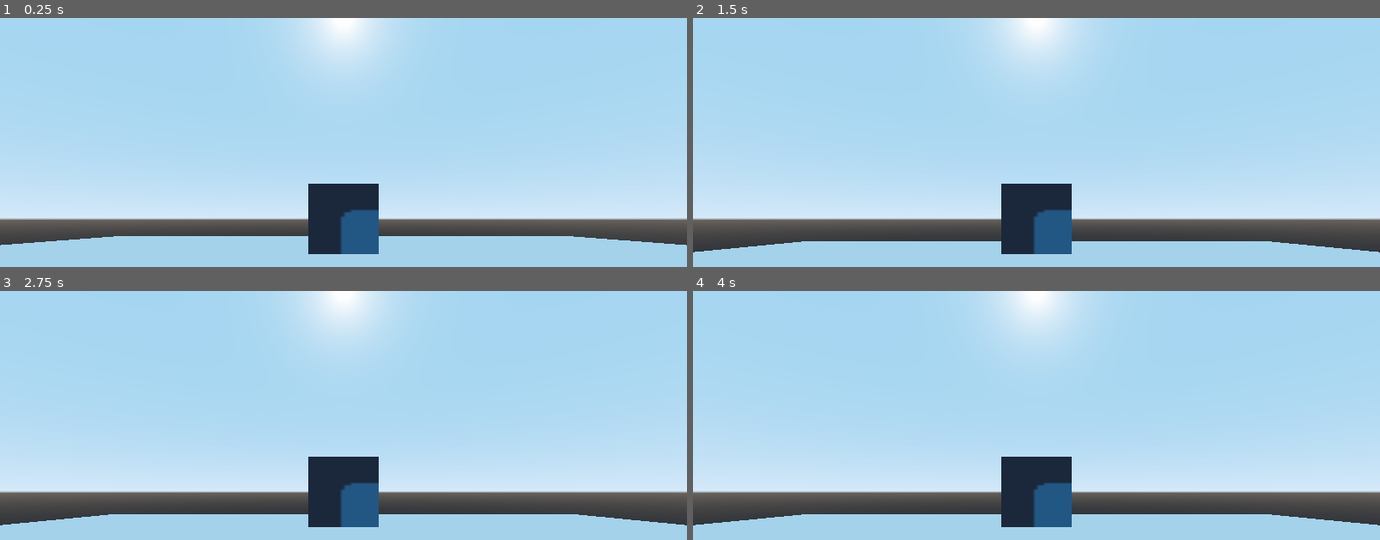
Above: before the commit, frames 1-4 (two rows, left to right).
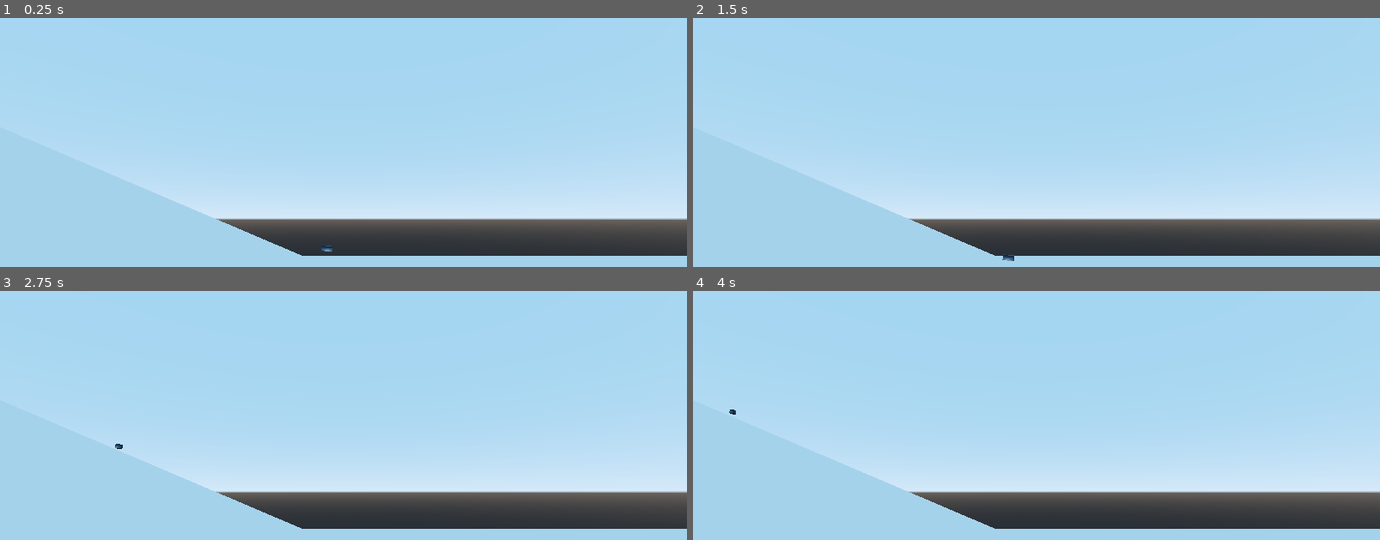
Above: after the commit, the same moments.

Repository: MartinF99/RacingWildJam25
Game: Godot game, scene res://Scenes/TestWorld.tscn
Same seed, same stepped clock (60 frames per second), same inputs: the game is played once before the commit and once after it. The engine's default icon, where the game draws it, is replaced by a stand-in: a white triangle on a blue panel in a dark square.
Inputs:
- Up to frame 1 (0.25 s): no input
- Up to frame 2 (1.5 s): hold D (right, bound only after the commit) 0.53-1.28 s; hold S (back, bound only after the commit) from 1.28 s (still down)
- Up to frame 3 (2.75 s): tap Enter at 2 s; release S (back, bound only after the commit) at 2.03 s; hold D (right, bound only after the commit) from 2.03 s (still down)
- Up to frame 4 (4 s): release D (right, bound only after the commit) at 2.78 s; hold W (forward, bound only after the commit) 2.78-3.53 s; tap Space (brake, bound only after the commit) at 3.5 s; hold A (left, bound only after the commit) from 3.53 s (still down)

The runs differ from the first frame. In frame 1, 16% of the frame differs, in the area x 0-100%, y 0-96%; in frame 2, 15%; in frame 3, 15%; in frame 4, 15%.

Commit message:
HoverBugs

Diff:
--- a/Scenes/HoverCraft.gd
+++ b/Scenes/HoverCraft.gd
@@ -8,30 +8,65 @@
 var is_on_ground : bool
 var hover_height : float
 var hover_force : float
-var gravity : Vector3 # may be removed at a later date
+var drive_force : float = 100
+var terminal_velocity : float = 150
+var slowing_factor : float = 0.99
+var braking_factor : float = 0.95
+
+
+var thruster : float = 0
+var rudder : float = 0
+var brake : bool = false
+
+var drag : float
+var speed : float
 
 #onready var
 onready var ground_ray : RayCast = $RayCast
 onready var pidc : PIDController = $PIDController
-# Declare member variables here. Examples:
-# var a = 2
-# var b = "text"
 
 
 # Called when the node enters the scene tree for the first time.
 func _ready() -> void:
+	drag = drive_force / terminal_velocity
 	gravity_air = 50
 	gravity_ground = 10
 	hover_height = 2
 	hover_force = 200
 
 
+func _process(delta: float) -> void:
+	thruster = 0
+	rudder = 0
+	brake = false
+	if Input.is_action_pressed("forward"):
+		thruster = 1
+	if Input.is_action_pressed("back"):
+		thruster = -1
+	if Input.is_action_pressed("left"):
+		rudder = 1
+	if Input.is_action_pressed("right"):
+		rudder = -1
+	if Input.is_action_pressed("brake"):
+		brake = true
+
+
 func _physics_process(delta) -> void:
+	speed = linear_velocity.dot(-global_transform.basis.z)
 	check_ground()
-	adjust_gravity()
-	add_force(gravity + hover_force(delta), transform.origin)
+	turn()
 
-	pass
+	add_force(adjust_gravity() + hover_force(delta) + propulsion(), Vector3.ZERO)
+
+
+func _integrate_forces(state: PhysicsDirectBodyState) -> void:
+	align_to_ground()
+
+
+func turn():
+	var rotation_torque : float = rudder - angular_velocity.y
+	add_torque(Vector3(0, rotation_torque, 0))
+
 
 func hover_force(delta : float) -> Vector3:
 	if not is_on_ground:
@@ -41,17 +76,47 @@
 
 	return ground_ray.get_collision_normal().normalized() * hover_force * percentage_of_force
 
-#remove if gravity global variable is removed to return a Vector4
-func adjust_gravity() -> void:
+
+func align_to_ground() -> void:
+	var ground_normal : Vector3 = Vector3.UP
 	if is_on_ground:
-		gravity = gravity_ground * Vector3.DOWN
+		ground_normal = ground_ray.get_collision_normal().normalized()
+	var xform = align_to_y(global_transform, ground_normal)
+	var lin_vel = linear_velocity
+	var ang_vel = angular_velocity
+	global_transform = global_transform.interpolate_with(xform, 0.2)
+	linear_velocity = lin_vel
+	angular_velocity = ang_vel
+
+
+func align_to_y(xform : Transform, up : Vector3) -> Transform:
+	xform.basis.y = up
+	xform.basis.x = -xform.basis.z.cross(up)
+	xform.basis = xform.basis.orthonormalized()
+	return xform
+
+
+
+func adjust_gravity() -> Vector3:
+	if is_on_ground:
+		return gravity_ground * Vector3.DOWN
 	else:
-		gravity = gravity_air * Vector3.DOWN
-	return
+		return gravity_air * Vector3.DOWN
+
 
 func check_ground() -> void:
 	is_on_ground = ground_ray.is_colliding()
-	return
-# Called every frame. 'delta' is the elapsed time since the previous frame.
-#func _process(delta):
-#	pass
+
+
+func propulsion() -> Vector3:
+	if thruster >= 0:
+		linear_velocity *= slowing_factor
+
+	if not is_on_ground:
+		return Vector3.ZERO
+
+	if brake:
+		linear_velocity *= braking_factor
+
+	var propulsion : Vector3 = -global_transform.basis.z * (drive_force * thruster - drag * clamp(speed, 0, terminal_velocity))
+	return propulsion
--- a/Scenes/HoverCraft.tscn
+++ b/Scenes/HoverCraft.tscn
@@ -6,27 +6,26 @@
 
 [sub_resource type="CubeMesh" id=1]
 
-[sub_resource type="SpatialMaterial" id=3]
+[sub_resource type="SpatialMaterial" id=2]
 albedo_texture = ExtResource( 3 )
 
-[sub_resource type="BoxShape" id=2]
+[sub_resource type="BoxShape" id=3]
 
 [node name="HoverCraft" type="RigidBody"]
 gravity_scale = 0.0
 continuous_cd = true
+linear_damp = 0.2
+angular_damp = 0.1
 script = ExtResource( 1 )
 
 [node name="MeshInstance" type="MeshInstance" parent="."]
 transform = Transform( 0.5, 0, 0, 0, 0.5, 0, 0, 0, 1, 0, 0, 0 )
 mesh = SubResource( 1 )
-material/0 = SubResource( 3 )
+material/0 = SubResource( 2 )
 
 [node name="CollisionShape" type="CollisionShape" parent="."]
 transform = Transform( 0.5, 0, 0, 0, 0.5, 0, 0, 0, 1, 0, 0, 0 )
-shape = SubResource( 2 )
-
-[node name="Camera" type="Camera" parent="."]
-transform = Transform( 1, 0, 0, 0, 1, 0, 0, 0, 1, 0, 0, 5.10687 )
+shape = SubResource( 3 )
 
 [node name="RayCast" type="RayCast" parent="."]
 enabled = true
@@ -34,3 +33,6 @@
 
 [node name="PIDController" type="Node" parent="."]
 script = ExtResource( 2 )
+
+[node name="Camera" type="Camera" parent="."]
+transform = Transform( 1, 0, 0, 0, 1, 0, 0, 0, 1, 0, 0.983036, 4.81471 )
--- a/Scenes/TestWorld.tscn
+++ b/Scenes/TestWorld.tscn
@@ -9,15 +9,28 @@
 [node name="TestWorld" type="Spatial"]
 
 [node name="HovCraft" parent="." instance=ExtResource( 1 )]
-transform = Transform( 1, 0, 0, 0, 1, 0, 0, 0, 1, 0, 1.79153, 0 )
+transform = Transform( 1, 0, 0, 0, 1, 0, 0, 0, 1, 0, 8.78724, 39.3819 )
 
 [node name="StaticBody" type="StaticBody" parent="."]
-transform = Transform( 20, 0, 0, 0, 1, 0, 0, 0, 20, 0, 0, 0 )
+transform = Transform( 200, 0, 0, 0, 1, 0, 0, 0, 200, 0, 0, 0 )
 
 [node name="MeshInstance" type="MeshInstance" parent="StaticBody"]
-transform = Transform( 1, 0, 0, 0, 1, 0, 0, 0, 1, 0, 0, 0 )
 mesh = SubResource( 1 )
 material/0 = null
 
 [node name="CollisionShape" type="CollisionShape" parent="StaticBody"]
 shape = SubResource( 2 )
+
+[node name="StaticBody2" type="StaticBody" parent="."]
+transform = Transform( 200, 0, 0, 0, 0.910467, 82.7162, 0, -0.413581, 182.093, 0, 0, 35.0775 )
+
+[node name="MeshInstance" type="MeshInstance" parent="StaticBody2"]
+mesh = SubResource( 1 )
+material/0 = null
+
+[node name="CollisionShape" type="CollisionShape" parent="StaticBody2"]
+shape = SubResource( 2 )
+
+[node name="Camera" type="Camera" parent="."]
+transform = Transform( 0.346559, 0, 0.938028, 0, 1, 0, -0.938028, 0, 0.346559, 53.544, 13.809, 55.965 )
+current = true
--- a/project.godot
+++ b/project.godot
@@ -32,6 +32,34 @@
 
 singletons=[  ]
 
+[input]
+
+forward={
+"deadzone": 0.5,
+"events": [ Object(InputEventKey,"resource_local_to_scene":false,"resource_name":"","device":0,"alt":false,"shift":false,"control":false,"meta":false,"command":false,"pressed":false,"scancode":87,"unicode":0,"echo":false,"script":null)
+ ]
+}
+back={
+"deadzone": 0.5,
+"events": [ Object(InputEventKey,"resource_local_to_scene":false,"resource_name":"","device":0,"alt":false,"shift":false,"control":false,"meta":false,"command":false,"pressed":false,"scancode":83,"unicode":0,"echo":false,"script":null)
+ ]
+}
+left={
+"deadzone": 0.5,
+"events": [ Object(InputEventKey,"resource_local_to_scene":false,"resource_name":"","device":0,"alt":false,"shift":false,"control":false,"meta":false,"command":false,"pressed":false,"scancode":65,"unicode":0,"echo":false,"script":null)
+ ]
+}
+right={
+"deadzone": 0.5,
+"events": [ Object(InputEventKey,"resource_local_to_scene":false,"resource_name":"","device":0,"alt":false,"shift":false,"control":false,"meta":false,"command":false,"pressed":false,"scancode":68,"unicode":0,"echo":false,"script":null)
+ ]
+}
+brake={
+"deadzone": 0.5,
+"events": [ Object(InputEventKey,"resource_local_to_scene":false,"resource_name":"","device":0,"alt":false,"shift":false,"control":false,"meta":false,"command":false,"pressed":false,"scancode":32,"unicode":0,"echo":false,"script":null)
+ ]
+}
+
 [rendering]
 
 environment/default_environment="res://default_env.tres"
Not shown, added: .mono/assemblies/Debug/GodotSharp.xml
Not shown, added: .mono/assemblies/Debug/GodotSharpEditor.xml
Not shown, added: .mono/assemblies/Debug/api_hash_cache.cfg
Not shown, added: .mono/metadata/ide_messaging_meta.txt
Not shown, added: .mono/assemblies/Debug/GodotSharp.dll
Not shown, added: .mono/assemblies/Debug/GodotSharp.pdb
Not shown, added: .mono/assemblies/Debug/GodotSharpEditor.dll
Not shown, added: .mono/assemblies/Debug/GodotSharpEditor.pdb
